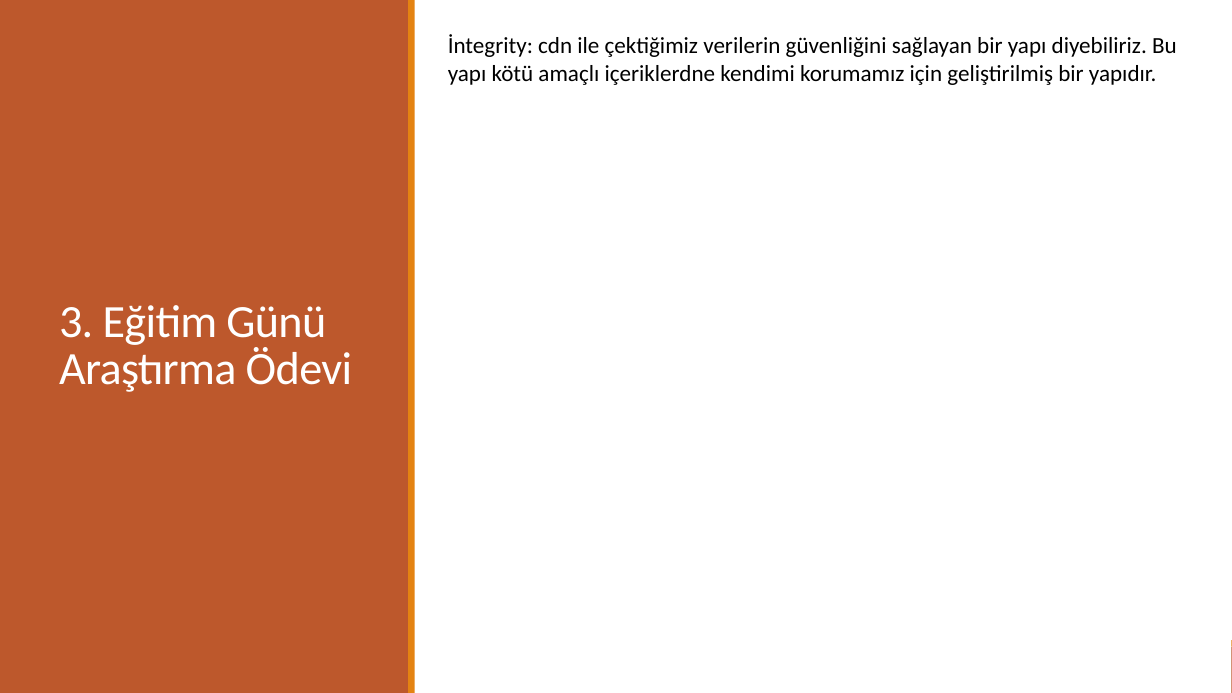
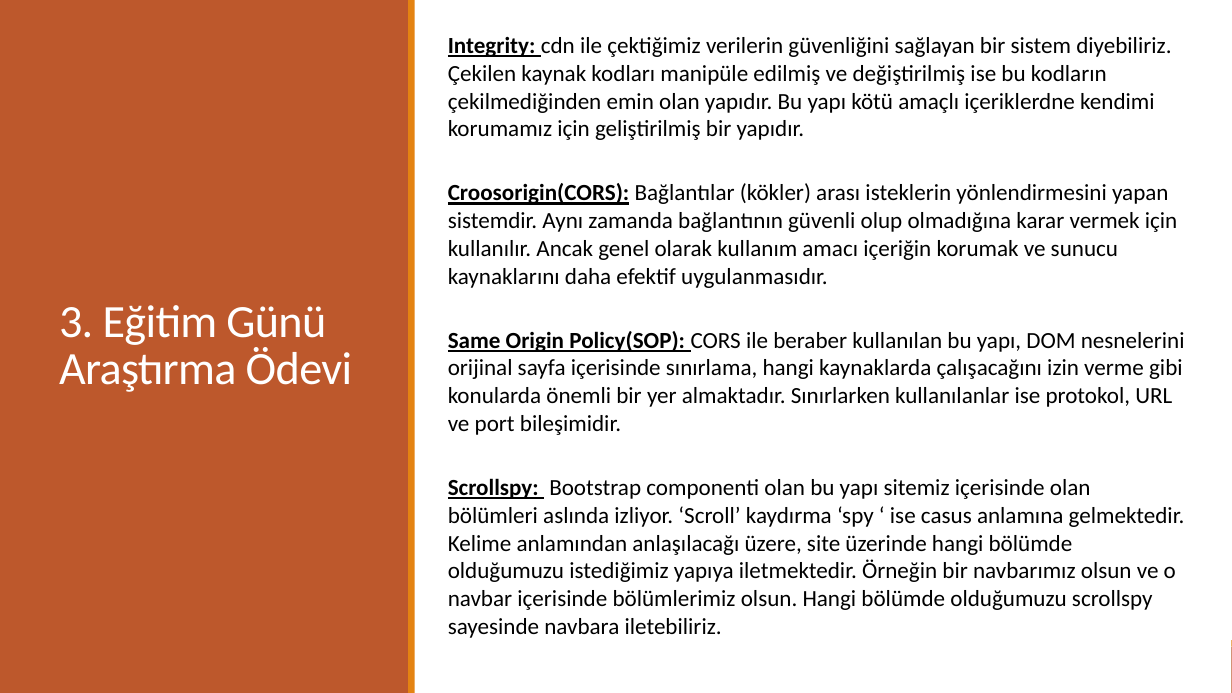
Before and after one commit to TechCareer-FrontEnd-1/tubisad-frontend-Ugur-Mert, a slide deck: slide 7 of Homework(research).pptx. Drawn at 1232x693 pixels with LibreOffice and Linux fonts; fonts in the diff are those of the drawing. Boxes give left, top, right and bottom in pixels: in the first picture for what was removed or moved away, otherwise in the second. Text is boxed around its words. In the diff, an @@ line names an element or a change of style, - is before the commit and + after.

Commit message:
day: 3 . research has been completed.

```diff
--- a/Homework(research).pptx
+++ b/Homework(research).pptx
@@ text at (448, 37, 1171, 140): text changed @@
-İntegrity: cdn ile çektiğimiz verilerin güvenliğini sağlayan bir yapı diyebiliriz. Bu yapı kötü amaçlı içeriklerdne kendimi korumamız için geliştirilmiş bir yapıdır.
+Integrity: cdn ile çektiğimiz verilerin güvenliğini sağlayan bir sistem diyebiliriz. Çekilen kaynak kodları manipüle edilmiş ve değiştirilmiş ise bu kodların çekilmediğinden emin olan yapıdır. Bu yapı kötü amaçlı içeriklerdne kendimi korumamız için geliştirilmiş bir yapıdır.
@@ text added at (448, 183, 1177, 288), 18 pt, text #000000 @@
+Croosorigin(CORS): Bağlantılar (kökler) arası isteklerin yönlendirmesini yapan sistemdir. Aynı zamanda bağlantının güvenli olup olmadığına karar vermek için kullanılır. Ancak genel olarak kullanım amacı içeriğin korumak ve sunucu kaynaklarını daha efektif uygulanmasıdır.
@@ text added at (448, 331, 1185, 435), 18 pt, text #000000 @@
+Same Origin Policy(SOP): CORS ile beraber kullanılan bu yapı, DOM nesnelerini orijinal sayfa içerisinde sınırlama, hangi kaynaklarda çalışacağını izin verme gibi konularda önemli bir yer almaktadır. Sınırlarken kullanılanlar ise protokol, URL ve port bileşimidir.
@@ text added at (448, 478, 1185, 638), 18 pt, text #000000 @@
+Scrollspy: Bootstrap componenti olan bu yapı sitemiz içerisinde olan bölümleri aslında izliyor. ‘Scroll’ kaydırma ‘spy ‘ ise casus anlamına gelmektedir. Kelime anlamından anlaşılacağı üzere, site üzerinde hangi bölümde olduğumuzu istediğimiz yapıya iletmektedir. Örneğin bir navbarımız olsun ve o navbar içerisinde bölümlerimiz olsun. Hangi bölümde olduğumuzu scrollspy sayesinde navbara iletebiliriz.
```
